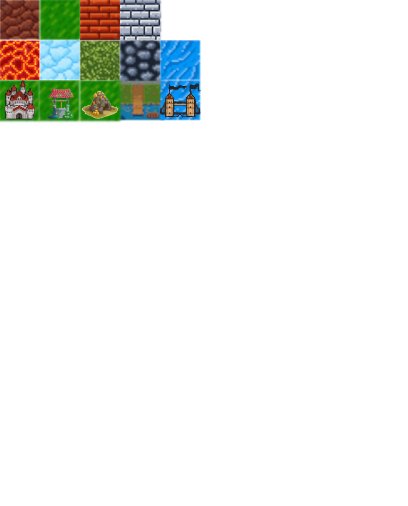
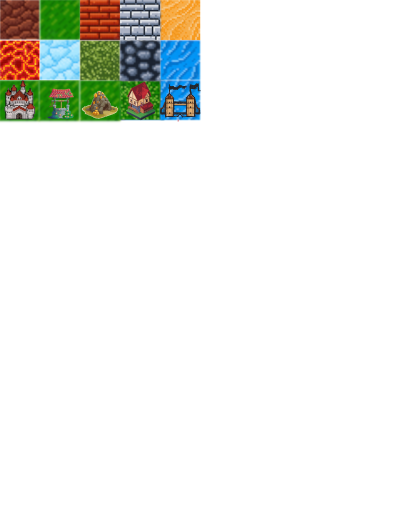
Revision of a layered 408 × 506 image; what changed, layer by layer:
added layer "Pasted Layer copy #6" above "dirt_sprite.jpg copy #16" over [125, 81, 179, 122]
added layer "dirt_sprite.jpg copy #16" above "dirt_sprite.jpg copy #15" over [120, 81, 161, 120]
added layer "dirt_sprite.jpg copy #15" above "Pasted Layer copy #5" over [160, 0, 201, 41]
